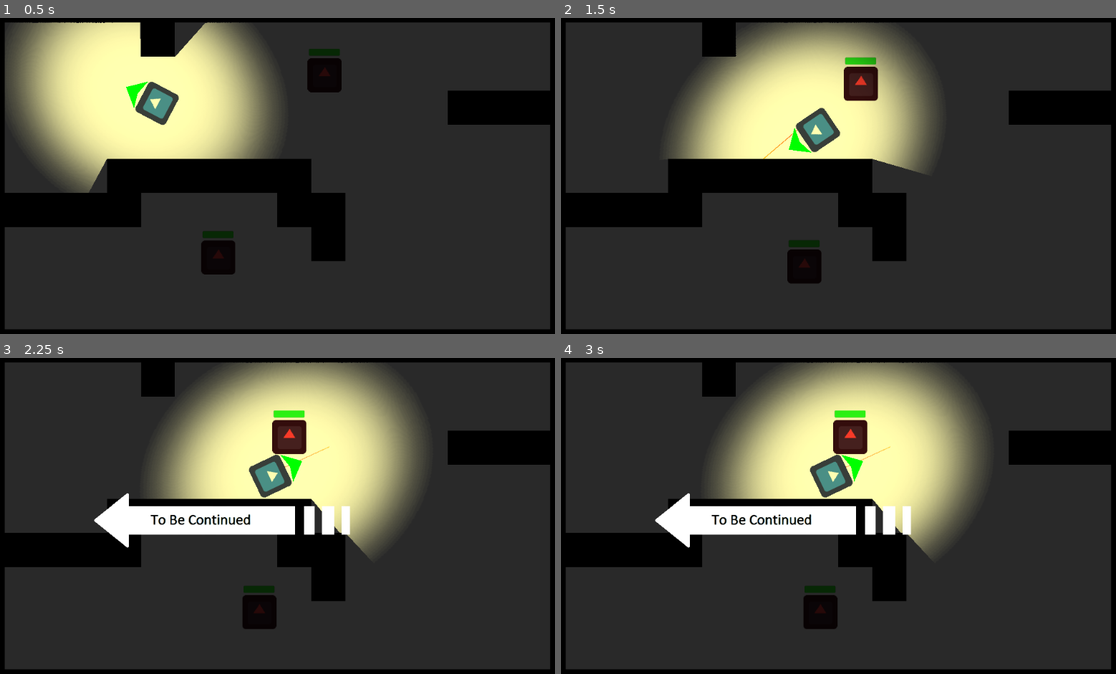
Above: before the commit, frames 1-4 (two rows, left to right).
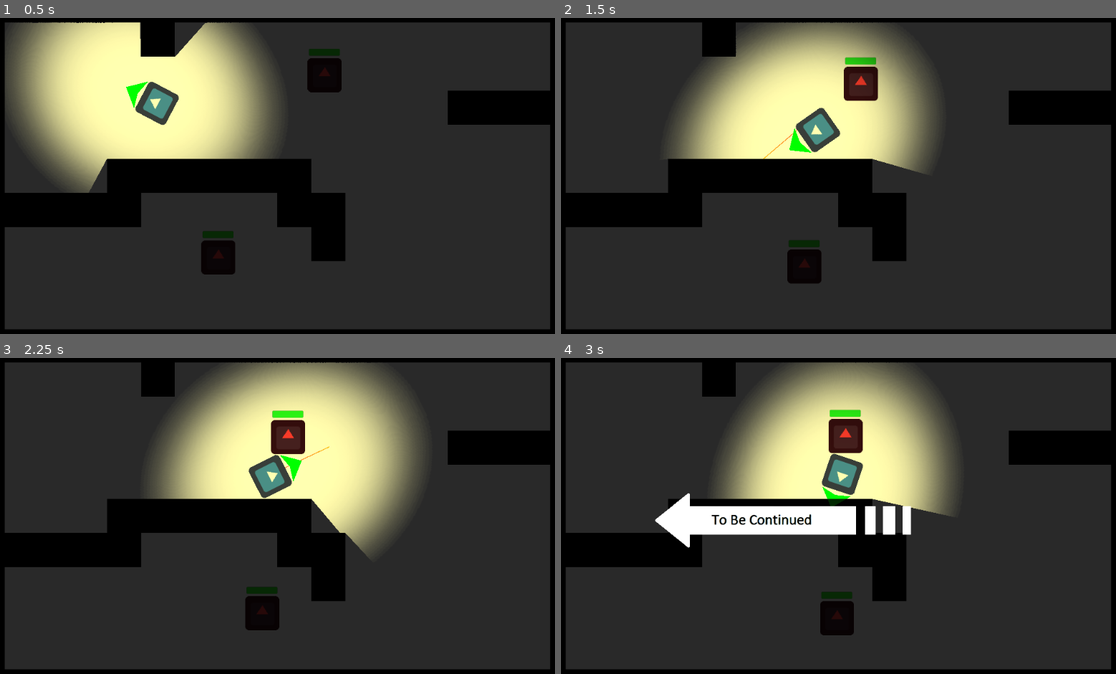
Above: after the commit, the same moments.

Repository: game-prototypes/top-down-godot
Game: Godot game, scene res://scenes/Main.tscn
Same seed, same stepped clock (60 frames per second), same inputs: the game is played once before the commit and once after it. The engine's default icon, where the game draws it, is replaced by a stand-in: a white triangle on a blue panel in a dark square.
Inputs (mouse positions are in pixels of both pictures, inside the frame that each line leads up to):
- Up to frame 1 (0.5 s): no input
- Up to frame 2 (1.5 s): move the mouse to (960, 163) at 0.52 s; hold Right (move_right) 0.53-1.28 s; click (960, 163) at 0.6 s; move the mouse to (716, 198) at 1.27 s; hold S (move_down) from 1.28 s (still down); click (716, 198) at 1.35 s
- Up to frame 3 (2.25 s): move the mouse to (327, 446) at 2.02 s; release S (move_down) at 2.03 s; hold Right (move_right) from 2.03 s (still down); click (327, 446) at 2.1 s
- Up to frame 4 (3 s): move the mouse to (805, 588) at 2.77 s; release Right (move_right) at 2.78 s; hold Up (move_up) from 2.78 s (still down); click (805, 588) at 2.85 s

Frame 1 is identical in both runs. In frame 2, less than 0.1% of the frame differs, in the area x 31-63%, y 1-49%; in frame 3, 4.3%; in frame 4, 11%, in the area x 30-77%, y 1-88%.
Error in both runs: Invalid get index '1' (on base: 'PoolVector2Array'). (res://entities/enemy/enemy.gd:39)

Commit message:
move look update to physics update

Diff:
--- a/entities/player/player.gd
+++ b/entities/player/player.gd
@@ -21,13 +21,15 @@
 signal dead
 
 func _process(delta): # Called on screen render (glorious FPS), delta is the time elapsed since last called
-	_look_update(delta) # Rotate node to match global mouse position
+	pass
 
 func _physics_process(delta): # Called on physics render
+	_look_update() # Rotate node to match global mouse position
 	if Input.is_action_just_pressed("shoot"): # The "shoot" action can be configured in project settings
 		_shoot()
 	_movement_update(delta) # Updates player movement
 	_collision_update() # Updates collision detection
+
 
 func _movement_update(delta):
 	var direction = Vector2()
@@ -48,7 +50,7 @@
 	# If a collision happens, the player will slide
 	move_and_slide(velocity)
 
-func _look_update(_delta):
+func _look_update():
 	# Returns global coordinates of the mouse in the world, not the screen position
 	# Global means that it doesn't matter where the player is
 	var target=_get_target_position()
